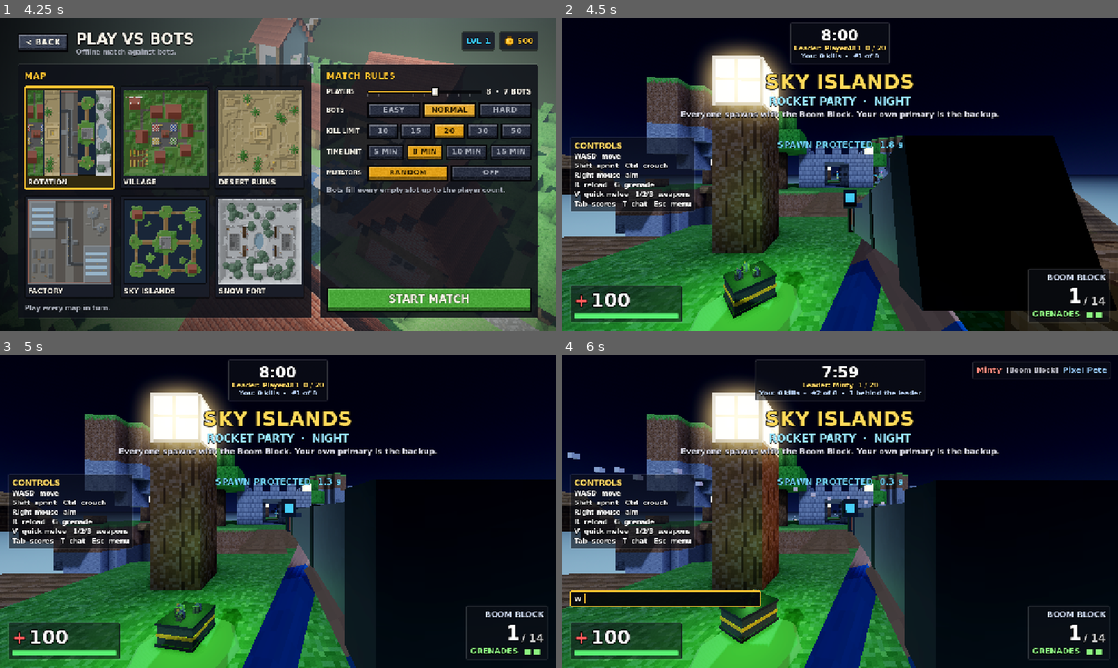
Above: before the commit, frames 1-4 (two rows, left to right).
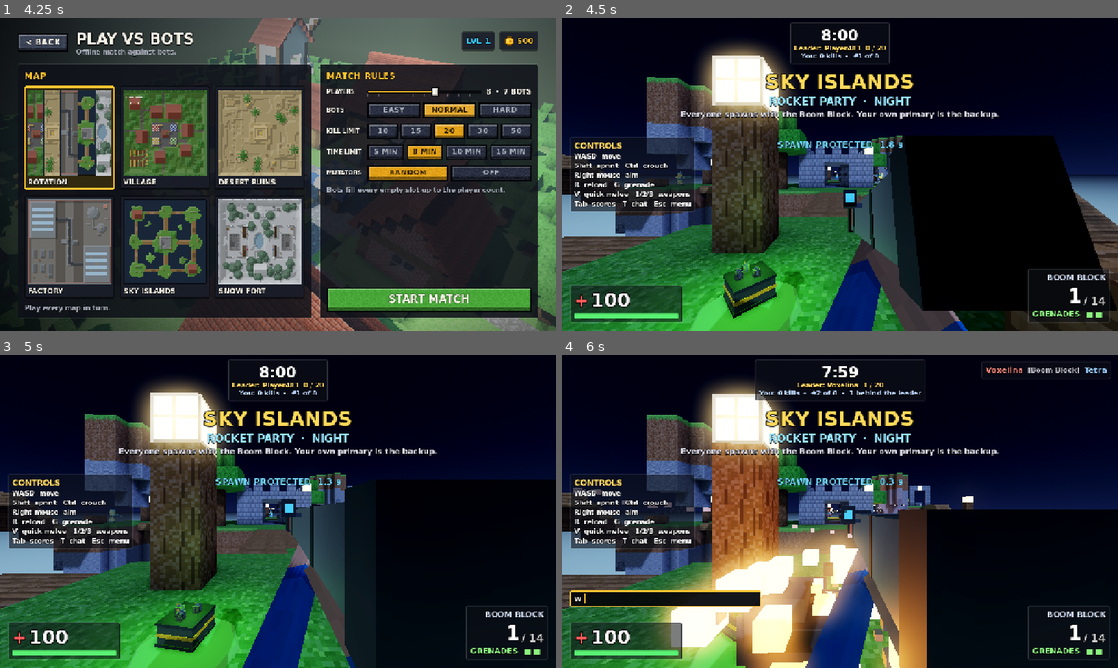
Above: after the commit, the same moments.

Repository: SubToFeralsloth11/timbum
Game: Godot game, scene res://scenes/main_menu.tscn
The game is run twice, just before and just after one commit, with the same random seed, the same clock (stepped at 60 frames per second) and the same inputs.
Inputs (mouse positions are in pixels of both pictures, inside the frame that each line leads up to):
- Up to frame 1 (4.25 s): click "PLAY VS BOTS" at 0.5 s; click "EASY" at 1.25 s; click "EASY" at 2 s; click "NORMAL" at 2.75 s; click "NORMAL" at 3.5 s
- Up to frame 2 (4.5 s): click "START MATCH" at 4.25 s
- Up to frame 3 (5 s): no input
- Up to frame 4 (6 s): tap Enter at 5 s; move the mouse to (867, 511) at 5.02 s; hold W (move_forward) 5.03-5.75 s; hold Right mouse button (aim) 5.03-5.75 s; click (867, 511) at 5.17 s; tap Space (jump) at 5.27 s; drag from (728, 527) to (812, 574) at 5.77 s

Frame 1 is identical in both runs. In frame 2, less than 0.1% of the frame differs, in the area x 20-59%, y 47-54%; in frame 3, less than 0.1%; in frame 4, 26%, in the area x 0-100%, y 2-100%.

Commit message:
Never pick a visible or occupied spawn when the best spawn is safe

Diff:
--- a/scripts/game/world.gd
+++ b/scripts/game/world.gd
@@ -301,9 +301,14 @@
 				var q := PhysicsRayQueryParameters3D.create(s + Vector3.UP * 1.6, p.global_position + Vector3.UP * 1.6, Player.MASK_WORLD)
 				seen = space.intersect_ray(q).is_empty()
 		# Visible spawns rank below every hidden one.
-		ranked.append([nearest - (1e8 if seen else 0.0), s])
+		ranked.append([nearest - (1e8 if seen else 0.0), s, seen, nearest])
 	ranked.sort_custom(func(a: Array, b: Array) -> bool: return a[0] > b[0])
-	var pick: Vector3 = ranked[randi() % mini(3, ranked.size())][1]
+	# Vary among the best three, but never trade the best spawn for one an enemy can see (when the
+	# best is hidden) or one within 5 m of a living player.
+	var pool := 1
+	while pool < mini(3, ranked.size()) and ranked[pool][2] == ranked[0][2] and float(ranked[pool][3]) >= 25.0:
+		pool += 1
+	var pick: Vector3 = ranked[randi() % pool][1]
 	var to_center := map_info.bounds.get_center() - pick
 	return [pick, atan2(-to_center.x, -to_center.z)]
 
